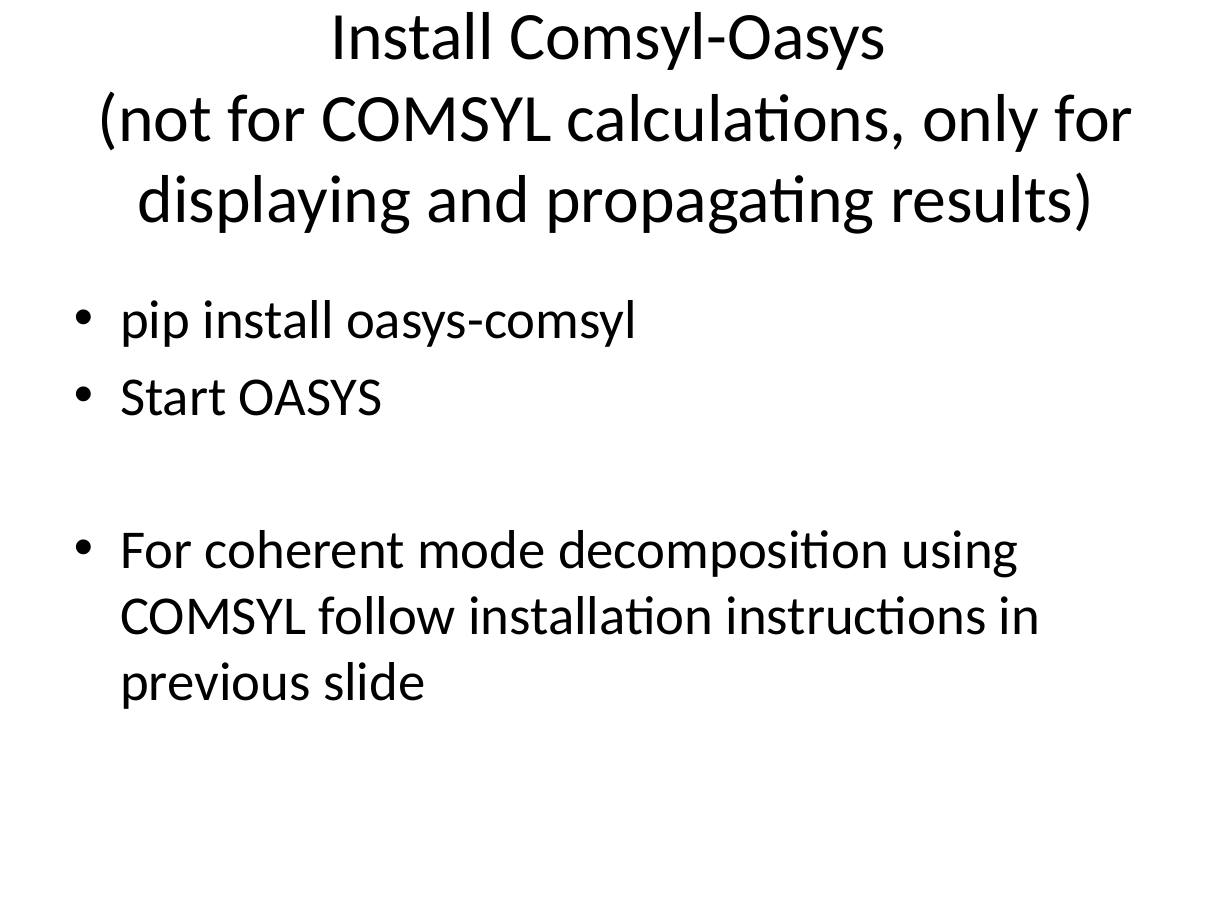
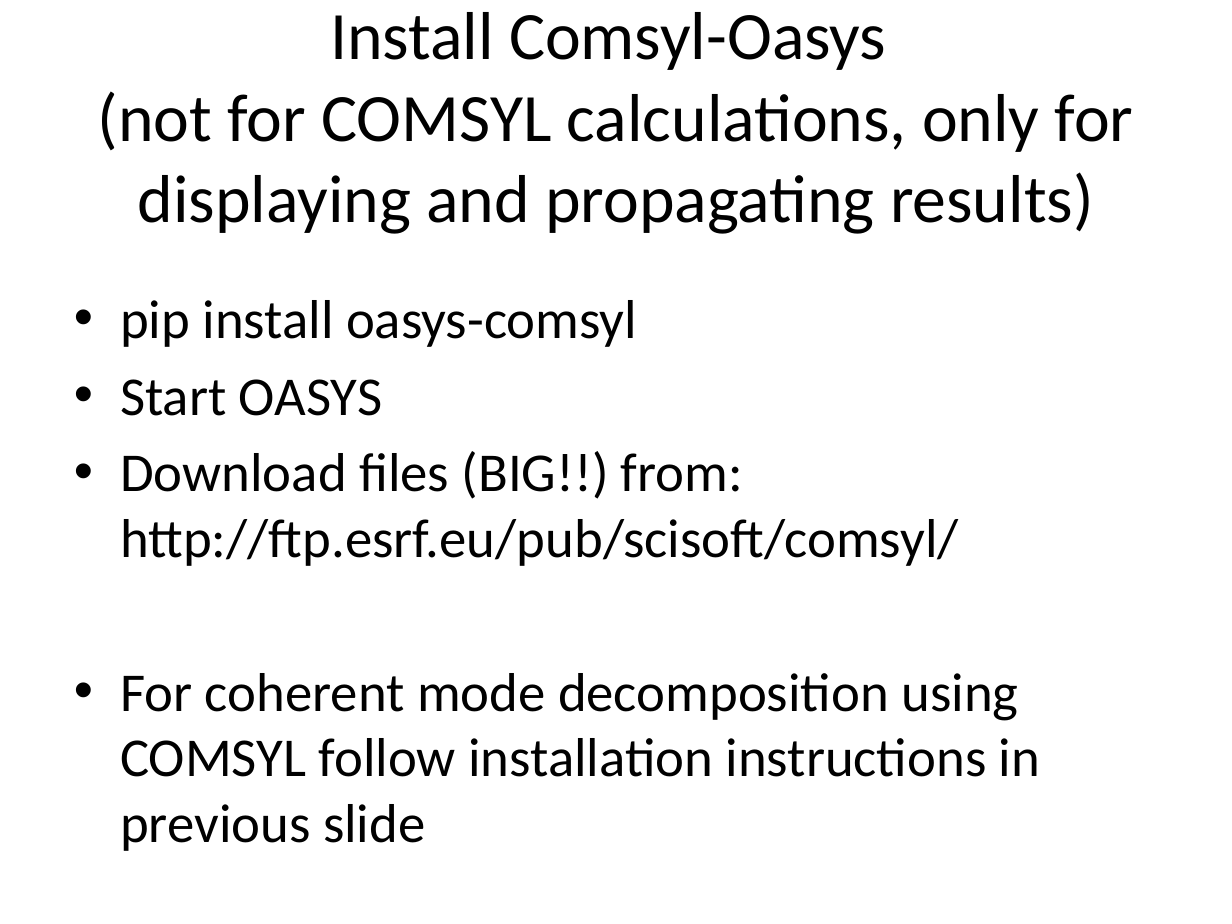
Before and after one commit to oasys-kit/oasys_school, a slide deck: slide 8 of slides/COMSYL.pptx. Drawn at 1232x924 pixels with LibreOffice and Linux fonts; fonts in the diff are those of the drawing. Boxes give left, top, right and bottom in pixels: in the first picture for what was removed or moved away, otherwise in the second. Text is boxed around its words. In the diff, an @@ line names an element or a change of style, - is before the commit and + after.

Commit message:
update

```diff
--- a/slides/COMSYL.pptx
+++ b/slides/COMSYL.pptx
@@ text at box(120, 451, 959, 566): paragraph added @@
+• Download files (BIG!!) from: http://ftp.esrf.eu/pub/scisoft/comsyl/
```
